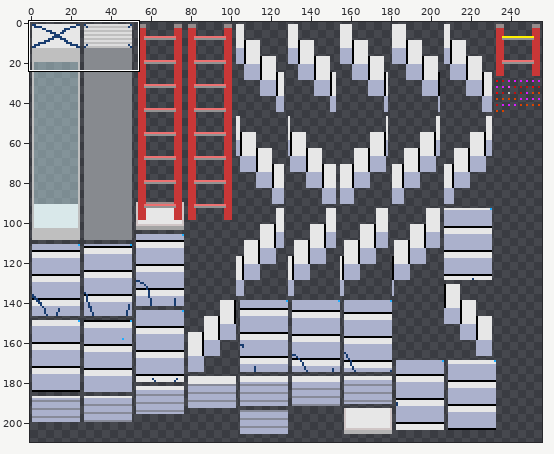
File history of a sprite sheet, gen/all_generated_blocks.png. The picture above shows the old version from afar; the outline marks the close-up.
Close-up. First the earlier version:
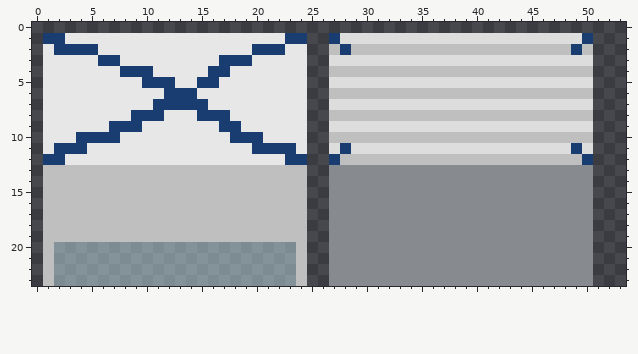
The file is 256x256 pixels. Colours within 5 levels of each other are drawn and written as one. Shown: x 0..53, y 0..23. The wide view leaves out empty margins. The commit also changed other parts of the picture, which this record leaves out.
New version:
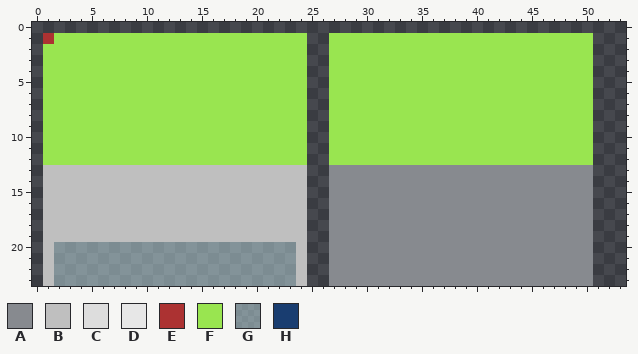
Palette (. is transparent): A #878a8f  B #bfbfbf  C #dddddd  D #e7e7e7  E #ac3232  F #99e550  G #c8e8ee77  H #193d70
Difference:
@@ x 0..53 @@
  0 ......................................................
- 1 .HHDDDDDDDDDDDDDDDDDDDDHH..HCCCCCCCCCCCCCCCCCCCCCCH...
- 2 .DHHHHDDDDDDDDDDDDDDHHHDD..BHBBBBBBBBBBBBBBBBBBBBHB...
- 3 .DDDDDHHDDDDDDDDDHHHDDDDD..CCCCCCCCCCCCCCCCCCCCCCCC...
- 4 .DDDDDDDHHHDDDDDHHDDDDDDD..BBBBBBBBBBBBBBBBBBBBBBBB...
- 5 .DDDDDDDDDHHHDDHHDDDDDDDD..CCCCCCCCCCCCCCCCCCCCCCCC...
- 6 .DDDDDDDDDDDHHHDDDDDDDDDD..BBBBBBBBBBBBBBBBBBBBBBBB...
- 7 .DDDDDDDDDDHHHHHDDDDDDDDD..CCCCCCCCCCCCCCCCCCCCCCCC...
- 8 .DDDDDDDDHHHDDDHHHDDDDDDD..BBBBBBBBBBBBBBBBBBBBBBBB...
- 9 .DDDDDDHHHDDDDDDDHHDDDDDD..CCCCCCCCCCCCCCCCCCCCCCCC...
-10 .DDDHHHHDDDDDDDDDDHHHDDDD..BBBBBBBBBBBBBBBBBBBBBBBB...
-11 .DHHHDDDDDDDDDDDDDDDHHHHD..CHCCCCCCCCCCCCCCCCCCCCHC...
-12 .HHDDDDDDDDDDDDDDDDDDDDHH..HBBBBBBBBBBBBBBBBBBBBBBH...
+ 1 .EFFFFFFFFFFFFFFFFFFFFFFF..FFFFFFFFFFFFFFFFFFFFFFFF...
+ 2 .FFFFFFFFFFFFFFFFFFFFFFFF..FFFFFFFFFFFFFFFFFFFFFFFF...
+ 3 .FFFFFFFFFFFFFFFFFFFFFFFF..FFFFFFFFFFFFFFFFFFFFFFFF...
+ 4 .FFFFFFFFFFFFFFFFFFFFFFFF..FFFFFFFFFFFFFFFFFFFFFFFF...
+ 5 .FFFFFFFFFFFFFFFFFFFFFFFF..FFFFFFFFFFFFFFFFFFFFFFFF...
+ 6 .FFFFFFFFFFFFFFFFFFFFFFFF..FFFFFFFFFFFFFFFFFFFFFFFF...
+ 7 .FFFFFFFFFFFFFFFFFFFFFFFF..FFFFFFFFFFFFFFFFFFFFFFFF...
+ 8 .FFFFFFFFFFFFFFFFFFFFFFFF..FFFFFFFFFFFFFFFFFFFFFFFF...
+ 9 .FFFFFFFFFFFFFFFFFFFFFFFF..FFFFFFFFFFFFFFFFFFFFFFFF...
+10 .FFFFFFFFFFFFFFFFFFFFFFFF..FFFFFFFFFFFFFFFFFFFFFFFF...
+11 .FFFFFFFFFFFFFFFFFFFFFFFF..FFFFFFFFFFFFFFFFFFFFFFFF...
+12 .FFFFFFFFFFFFFFFFFFFFFFFF..FFFFFFFFFFFFFFFFFFFFFFFF...
 13 .BBBBBBBBBBBBBBBBBBBBBBBB..AAAAAAAAAAAAAAAAAAAAAAAA...
Pixel boxes of the changes (left, top, right, bottom) in both close-ups:
changed: (43, 33, 593, 165)
